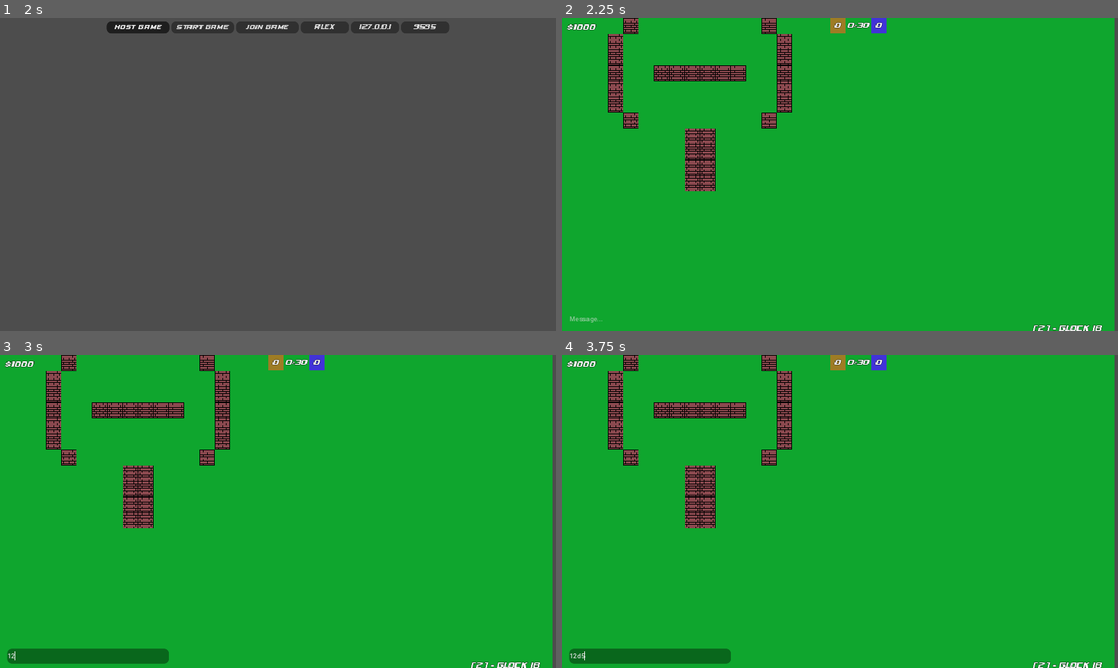
Above: before the commit, frames 1-4 (two rows, left to right).
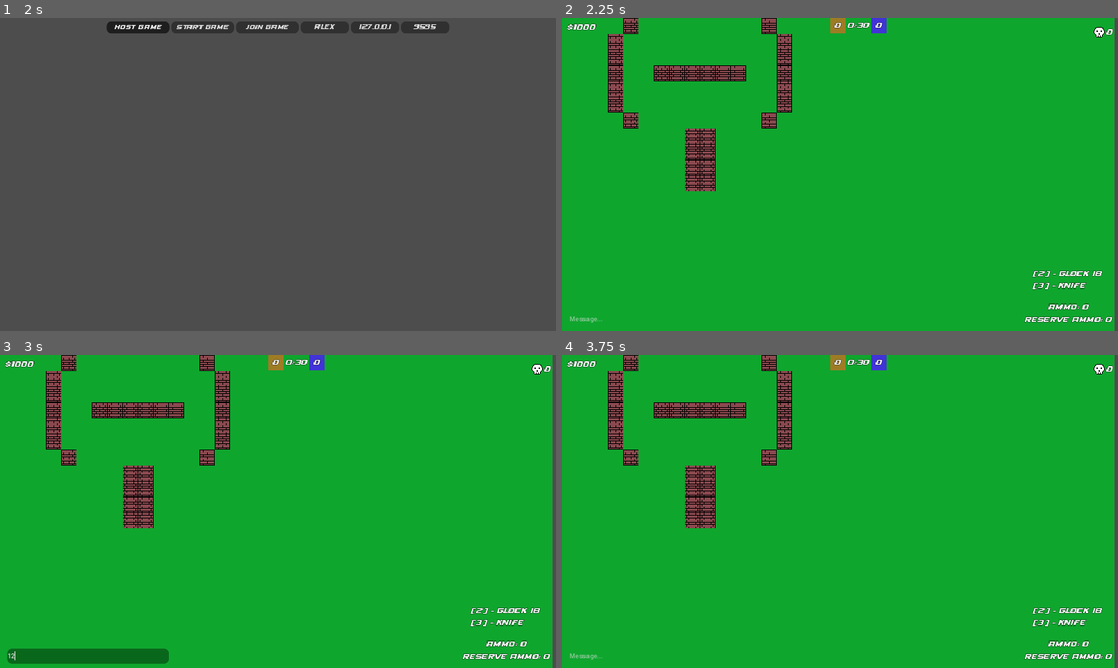
Above: after the commit, the same moments.

Repository: StormLight14/pew-pew-io
Game: Godot game, scene res://multiplayer/multiplayer.tscn
Same seed, same stepped clock (60 frames per second), same inputs: the game is played once before the commit and once after it.
Inputs (mouse positions are in pixels of both pictures, inside the frame that each line leads up to):
- Up to frame 1 (2 s): click (322, 27) at 0.52 s; type "Alex" at 0.6 s; click "Host Game" at 1.25 s
- Up to frame 2 (2.25 s): click "Start Game" at 2 s
- Up to frame 3 (3 s): click (88, 655) at 2.77 s; type "12" at 2.85 s
- Up to frame 4 (3.75 s): tap Enter at 3.5 s; move the mouse to (962, 495) at 3.52 s; hold D (right) from 3.53 s (still down); tap 5 (bomb) at 3.6 s

Frame 1 is identical in both runs. In frame 2, 0.9% of the frame differs, in the area x 83-100%, y 2-100%; in frame 3, 0.9%; in frame 4, 2.3%, in the area x 1-100%, y 2-100%.
Error before the commit: Invalid assignment of property or key 'text' with value of type 'String' on a base object of type 'null instance'. (res://ui/game_ui.gd:99)

Commit message:
fix defuse and stat ui

Diff:
--- a/level/level.tscn
+++ b/level/level.tscn
@@ -250,8 +250,7 @@
 anchors_preset = 1
 anchor_left = 1.0
 anchor_right = 1.0
-offset_left = 1052.0
-offset_right = 1112.0
+offset_left = -60.0
 offset_bottom = 60.0
 grow_horizontal = 0
 theme = ExtResource("3_ynjfq")
@@ -294,9 +293,9 @@
 anchor_right = 1.0
 anchor_bottom = 1.0
 offset_left = -193.0
-offset_top = 43.0
+offset_top = -70.0
 offset_right = -11.0
-offset_bottom = 111.0
+offset_bottom = -2.0
 grow_horizontal = 0
 grow_vertical = 0
 
@@ -456,9 +455,9 @@
 anchor_right = 1.0
 anchor_bottom = 1.0
 offset_left = -209.0
-offset_top = -52.0
+offset_top = -165.0
 offset_right = -1.0
-offset_bottom = 67.0
+offset_bottom = -46.0
 grow_horizontal = 0
 grow_vertical = 0
 theme = ExtResource("3_ynjfq")
@@ -478,13 +477,15 @@
 unique_name_in_owner = true
 visible = false
 layout_mode = 1
-anchors_preset = 14
+anchors_preset = 8
+anchor_left = 0.5
 anchor_top = 0.5
-anchor_right = 1.0
+anchor_right = 0.5
 anchor_bottom = 0.5
-offset_top = 349.865
-offset_right = 116.0
-offset_bottom = 395.865
+offset_left = -78.0
+offset_top = -23.0
+offset_right = 78.0
+offset_bottom = 23.0
 grow_horizontal = 2
 grow_vertical = 2
 
--- a/project.godot
+++ b/project.godot
@@ -106,6 +106,12 @@
 "events": [Object(InputEventKey,"resource_local_to_scene":false,"resource_name":"","device":-1,"window_id":0,"alt_pressed":false,"shift_pressed":false,"ctrl_pressed":false,"meta_pressed":false,"pressed":false,"keycode":0,"physical_keycode":89,"key_label":0,"unicode":121,"echo":false,"script":null)
 ]
 }
+place_bomb={
+"deadzone": 0.5,
+"events": [Object(InputEventKey,"resource_local_to_scene":false,"resource_name":"","device":-1,"window_id":0,"alt_pressed":false,"shift_pressed":false,"ctrl_pressed":false,"meta_pressed":false,"pressed":false,"keycode":0,"physical_keycode":69,"key_label":0,"unicode":101,"echo":false,"script":null)
+, Object(InputEventMouseButton,"resource_local_to_scene":false,"resource_name":"","device":-1,"window_id":0,"alt_pressed":false,"shift_pressed":false,"ctrl_pressed":false,"meta_pressed":false,"button_mask":1,"position":Vector2(218, 0),"global_position":Vector2(222, 41),"factor":1.0,"button_index":1,"canceled":false,"pressed":true,"double_click":false,"script":null)
+]
+}
 
 [layer_names]
 
--- a/ui/game_ui.gd
+++ b/ui/game_ui.gd
@@ -96,8 +96,8 @@
 		new_text = strip_bbcode(new_text)
 
 	GameValues.send_message.rpc(new_text, username, player_id)
-	$MessageLine.text = ""
-	$MessageLine.release_focus()
+	%MessageLine.text = ""
+	%MessageLine.release_focus()
 
 func strip_bbcode(source:String) -> String:
 	var regex = RegEx.new()
